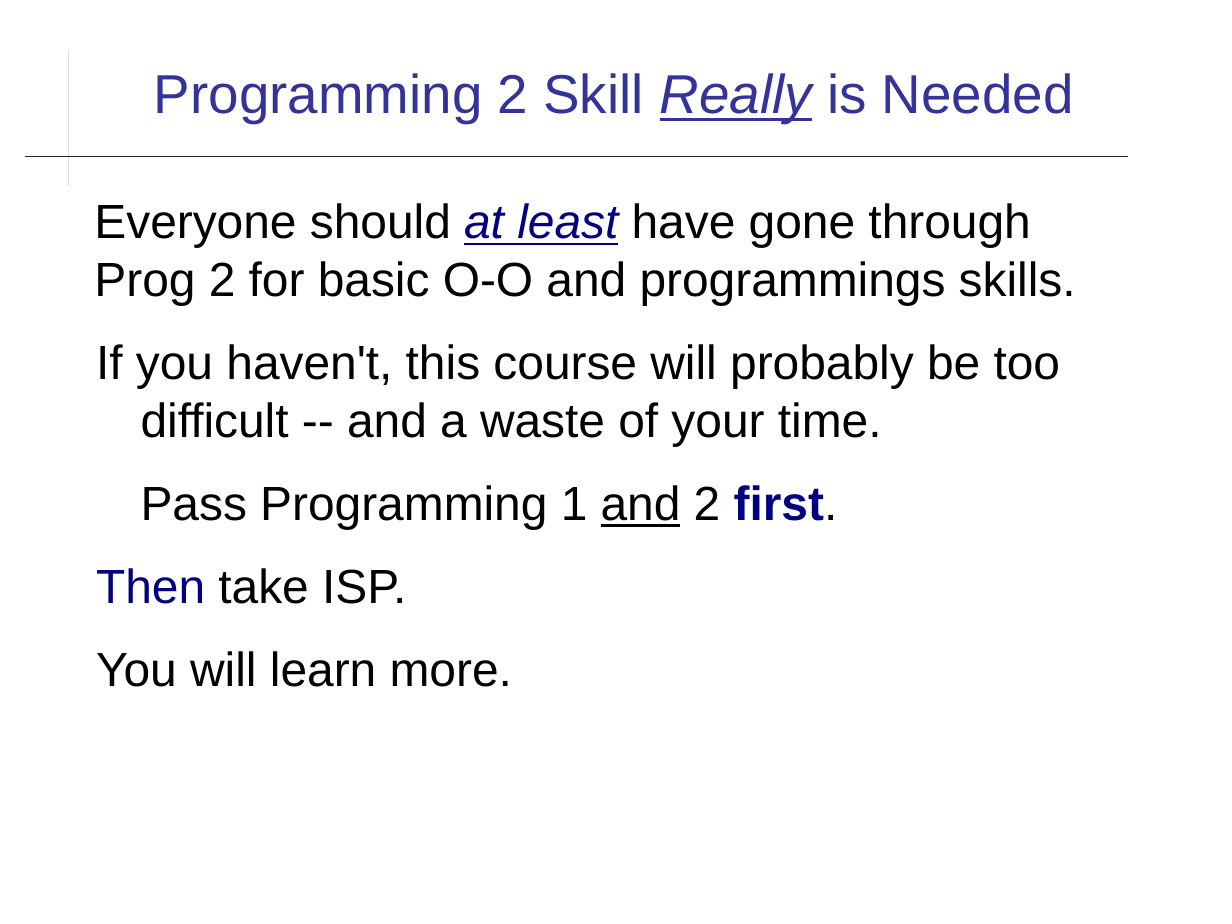
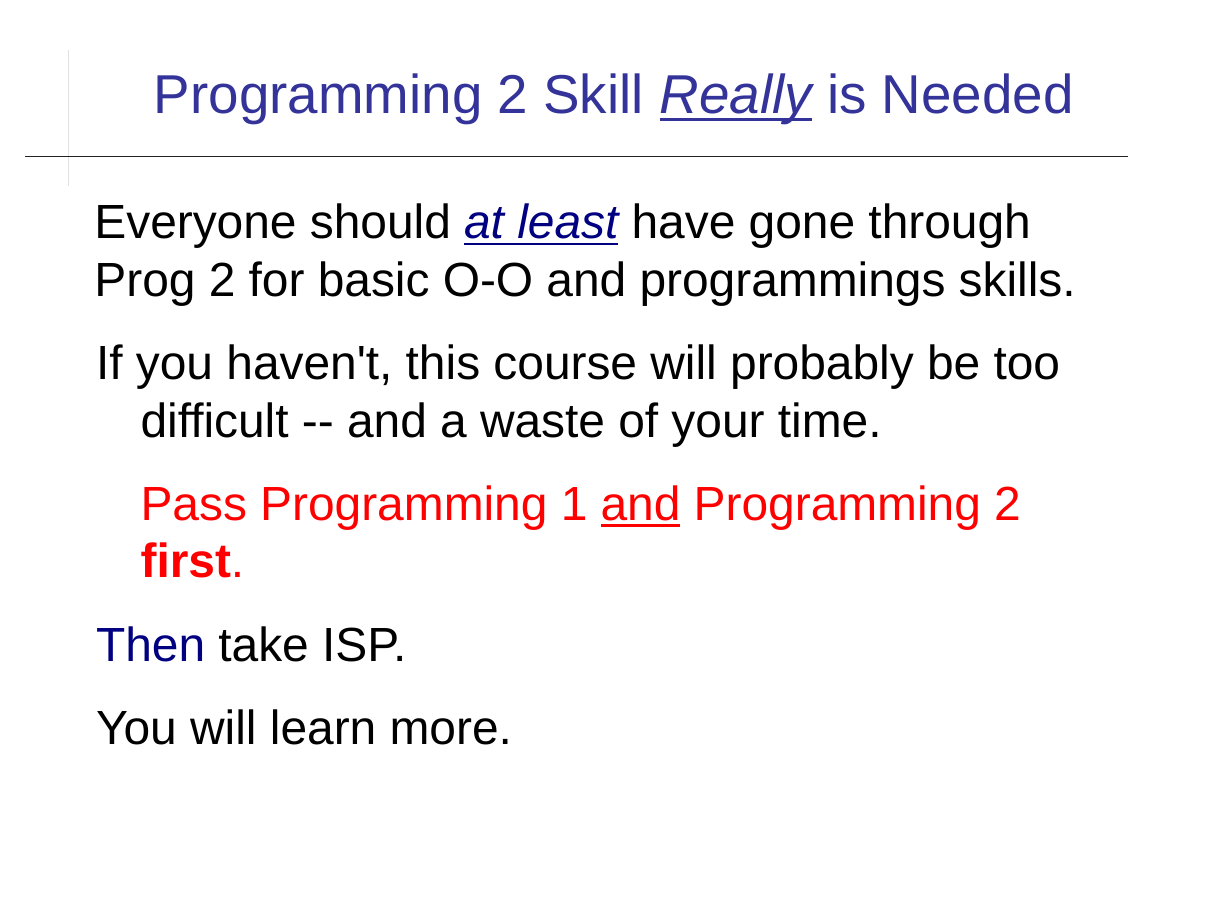
Before and after one commit to cpske/ISP, a slide deck: slide 9 of introduction/Introduction-to-Course.odp. Drawn at 1232x924 pixels with LibreOffice and Linux fonts; fonts in the diff are those of the drawing. Boxes give left, top, right and bottom in pixels: in the first picture for what was removed or moved away, otherwise in the second. Text is boxed around its words. In the diff, an @@ line names an element or a change of style, - is before the commit and + after.

```diff
--- a/introduction/Introduction-to-Course.odp
+++ b/introduction/Introduction-to-Course.odp
@@ text at (141, 485, 1021, 578): text changed; text colour #000000 to #FF0000 @@
-Pass Programming 1 and 2 first.
+Pass Programming 1 and Programming 2 first.
```
Also in this commit, not shown: 3 other slides changed, 3 other files.
